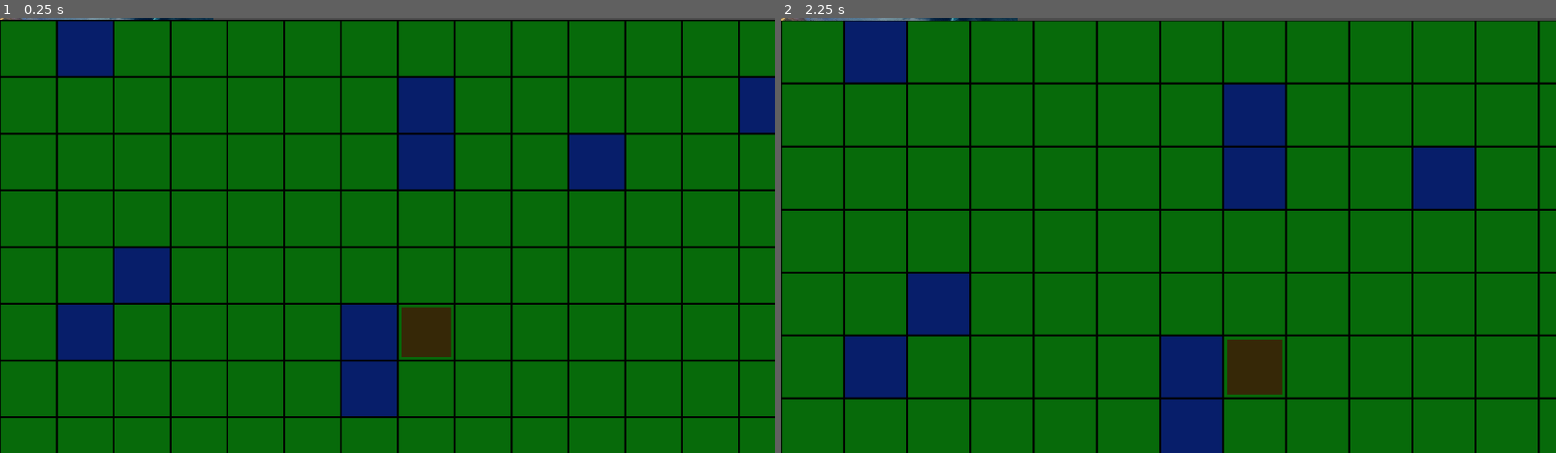
Above: before the commit, frames 1-2 (left to right).
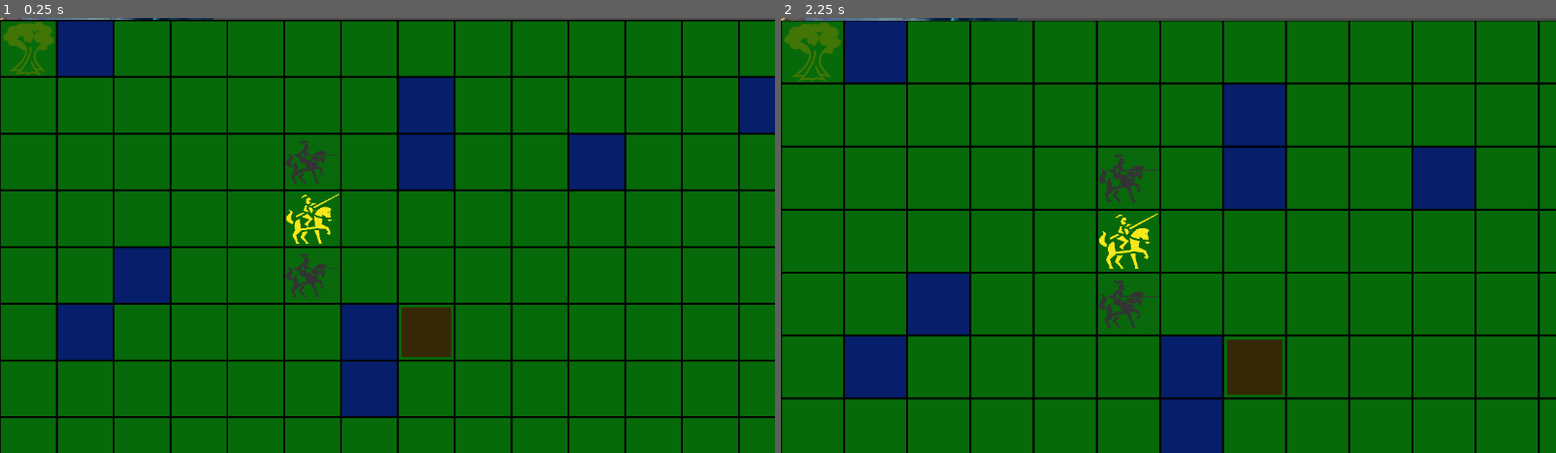
Above: after the commit, the same moments.

Repository: alexloomis/gloria
Game: Godot game, scene res://map/battle.tscn
Two runs of this game, one before a commit and one after it. Both use one fixed random seed, a clock stepped at 60 frames per second and the inputs below. The project has no main scene, so this scene is started directly.
Inputs (mouse positions are in pixels of both pictures, inside the frame that each line leads up to):
- Up to frame 1 (0.25 s): no input
- Up to frame 2 (2.25 s): tap Enter at 0.5, 2 s; move the mouse to (1339, 213) at 0.52 s; click (1339, 213) at 0.6 s; tap Space at 1.25 s; move the mouse to (1013, 257) at 1.27 s; right-click (1013, 257) at 1.35 s; click (1013, 257) at 1.42 s; move the mouse to (1246, 139) at 2.02 s; hold Mouse wheel up (zoom_in) from 2.03 s (still down); click (1246, 139) at 2.17 s

The runs differ from the first frame. In frame 1, 1.0% of the frame differs, in the area x 0-44%, y 0-65%; in frame 2, 1.2%, in the area x 0-49%, y 1-72%.
Error before the commit: Parse Error: Could not find type "Formation" in the current scope. (res://entity/unit/leader/leader.gd:6)

Commit message:
rework of shapes

Diff:
--- a/entity/DEBUG/Commander.tscn
+++ b/entity/DEBUG/Commander.tscn
@@ -1,15 +1,16 @@
 [gd_scene load_steps=5 format=3 uid="uid://occ4f3kwgxqv"]
 
 [ext_resource type="Script" path="res://entity/unit/leader/leader.gd" id="1_ae0yn"]
-[ext_resource type="Script" path="res://shape/formation/column.gd" id="2_726uj"]
+[ext_resource type="Script" path="res://shape/column.gd" id="2_726uj"]
 [ext_resource type="Texture2D" uid="uid://muk2kclaqfid" path="res://textures_test/mounted-knight.png" id="3_jxpdh"]
 
 [sub_resource type="Resource" id="Resource_7plxf"]
 script = ExtResource("2_726uj")
 depth = 1
-spread = 0
+size = 0
 mirror = false
 rotation = 0
+spread = 0
 
 [node name="Commander" type="Node2D"]
 script = ExtResource("1_ae0yn")
--- a/entity/unit/leader/leader.gd
+++ b/entity/unit/leader/leader.gd
@@ -3,7 +3,7 @@
 class_name Leader
 
 @export_range(0,10) var speed: int
-@export var formation: Formation
+@export var formation: Shape
 @export var follower_data: Dictionary[PackedScene, int]
 @export var terrain_data: Dictionary[Terrain.TILE, int]
 
@@ -11,7 +11,11 @@
 	get:
 		return (Settings.animation_speed as float) * sqrt(speed as float) as int
 var available: bool
-var followers: Array[Follower]
+var followers: Array[Follower]:
+	set(val):
+		followers = val
+		formation.size = followers.size() + 1
+		print("updated followers")
 var nav: Navigator
 var pf: Pathfinder
 
@@ -30,25 +34,27 @@
 
 func _init_nav() -> void:
 	nav = Navigator.new()
-	#nav.reset(self)
 
 func _instantiate_followers() -> void:
 	followers.clear()
 	for scene in follower_data:
 		for _i in follower_data[scene]:
 			var new_follower: Follower = scene.instantiate() as Follower
-			followers.append(new_follower)
 			new_follower.leader = self
+			followers += [new_follower]
 
 func _place_followers() -> void:
 	if not formation:
 		return
 	_instantiate_followers()
 	var idx: int = 0
+	print(formation.size)
+	print(formation.tiles)
+	print(formation.base_tiles)
 	for follower in followers:
 		var placed: bool = false
 		while not placed:
-			var candidate: Vector2i = cell + formation.get_tile(idx)
+			var candidate: Vector2i = cell + formation.tiles[idx]
 			if Grid.in_bounds(candidate) and pf.is_clear(candidate):
 				follower.cell = candidate
 				placed = true
--- a/map/battle.tscn
+++ b/map/battle.tscn
@@ -5,7 +5,7 @@
 [ext_resource type="Texture2D" uid="uid://bftjvuchryay3" path="res://textures_test/ph_background.jpg" id="3_kgd5d"]
 [ext_resource type="PackedScene" uid="uid://occ4f3kwgxqv" path="res://entity/DEBUG/Commander.tscn" id="4_6lqbp"]
 [ext_resource type="PackedScene" uid="uid://dq8bwfsc5ltul" path="res://entity/DEBUG/Knight.tscn" id="5_anury"]
-[ext_resource type="Script" path="res://shape/formation/column.gd" id="5_wa8g8"]
+[ext_resource type="Script" path="res://shape/column.gd" id="5_wa8g8"]
 [ext_resource type="Script" path="res://entity/unit/leader/leader.gd" id="7_cmcea"]
 [ext_resource type="Texture2D" uid="uid://djp5e5eive8db" path="res://textures_test/oak.png" id="8_bpmhp"]
 
@@ -15,6 +15,7 @@
 [sub_resource type="Resource" id="Resource_c4pa7"]
 script = ExtResource("5_wa8g8")
 depth = 1
+size = 0
 mirror = false
 rotation = 0
 spread = 0
@@ -22,6 +23,7 @@
 [sub_resource type="Resource" id="Resource_oaye6"]
 script = ExtResource("5_wa8g8")
 depth = 2
+size = 0
 mirror = false
 rotation = 0
 spread = 1
--- a/map/grid/navigator.gd
+++ b/map/grid/navigator.gd
@@ -3,7 +3,7 @@
 class_name Navigator
 
 var units: Array[VirtualUnit]
-var formation: Formation
+var formation: Shape
 var pf: Pathfinder
 var speed: int
 
@@ -43,7 +43,7 @@
 	if not formation:
 		return []
 	# What the formation would be if everything were clear, clamped to be in bounds.
-	var unassigned: Array[Vector2i] = formation.get_tiles(units.size())
+	var unassigned: Array[Vector2i] = formation.tiles
 	for i in unassigned.size():
 		unassigned[i] += near
 		unassigned[i] = Grid.clamp(unassigned[i])
--- a/shape/formation/column.gd
+++ b/shape/column.gd
@@ -1,6 +1,6 @@
-extends Formation
+extends Shape
 
-@export_range(1,100) var depth: int
+@export_range(1,100) var depth: int = 1
 
 func _get_tile(n: int) -> Vector2i:
 	var x: int = n % depth
@@ -11,3 +11,8 @@
 	if row_idx % 2 == 0:
 		y *= -1
 	return Vector2i(x,y)
+
+func _grow_shape() -> void:
+	print("growing")
+	while base_tiles.size() < size:
+		base_tiles += [_get_tile(base_tiles.size())]
--- /dev/null
+++ b/shape/disk.gd
@@ -0,0 +1,25 @@
+extends Shape
+
+class_name Disk
+
+var radius: int:
+	set(val):
+		radius = max(val, 0)
+		_update()
+
+func _update() -> void:
+	base_tiles = []
+	for r in range(0, radius + 1):
+		for tile in _square(r):
+			if tile.length() <= radius:
+				base_tiles.append(tile)
+	size = base_tiles.size()
+
+func _grow_shape() -> void:
+	var desired_size: int = size
+	while base_tiles.size() < size:
+		radius += 1
+	size = desired_size
+
+func _init() -> void:
+	_update()
--- a/shape/region/disk.gd
+++ /dev/null
@@ -1,15 +0,0 @@
-extends Region
-
-class_name Disk
-
-var radius: int:
-	set(val):
-		radius = max(val, 0)
-		update()
-
-func update() -> void:
-	_base_tiles = []
-	for r in range(0, radius+1):
-		for tile in square(r):
-			if tile.length() <= radius: # + Grid.fudge:
-				_base_tiles.append(tile)
--- a/shape/region/square.gd
+++ /dev/null
@@ -1,14 +0,0 @@
-extends Region
-
-class_name Square
-
-@export var radius: int:
-	set(val):
-		radius = max(val, 0)
-		update()
-
-func update() -> void:
-	_base_tiles = square(radius)
-
-func _init() -> void:
-	update()
--- a/shape/shape.gd
+++ b/shape/shape.gd
@@ -2,7 +2,11 @@
 
 class_name Shape
 
-
+@export var size: int = 0:
+	set(val):
+		size = max(val, 0)
+		if size > base_tiles.size():
+			_grow_shape()
 # Mirrored then rotated
 @export var mirror: bool = false
 @export var rotation: int = 0:
@@ -12,12 +16,20 @@
 	set(val):
 		spread = max(val, 0)
 
-var base_tiles: Array[Vector2i]
-var tiles: Array[Vector2i]
+var base_tiles: Array[Vector2i]:
+	set(base):
+		base_tiles = base
+var tiles: Array[Vector2i]:
+	get:
+		var out: Array[Vector2i] = []
+		out.resize(size)
+		for i in size:
+			out[i] = _apply_transformation(base_tiles[i])
+		return out
 
-func set_tiles() -> void:
-	for i in tiles.size():
-		tiles[i] = _apply_transformation(base_tiles[i])
+# Override this to create different shapes
+func _grow_shape() -> void:
+	pass
 
 func _shift(tile: Vector2i, n: int = 1) -> Vector2i:
 	var r: int = max(tile.abs().x, tile.abs().y)
@@ -53,7 +65,7 @@
 # Common functions to help define shapes
 
 # Cc-wise, balanced sides
-func square(radius: int) -> Array[Vector2i]:
+func _square(radius: int) -> Array[Vector2i]:
 	var sq_tiles: Array[Vector2i] = []
 	if radius <= 0:
 		sq_tiles.append(Vector2i(0,0))
--- /dev/null
+++ b/shape/square.gd
@@ -0,0 +1,20 @@
+extends Shape
+
+class_name Square
+
+@export var radius: int:
+	set(val):
+		radius = max(val, 0)
+		_update()
+
+func _update() -> void:
+	base_tiles = _square(radius)
+
+func _init() -> void:
+	_update()
+
+func _grow_shape() -> void:
+	var desired_size: int = size
+	while base_tiles.size() < size:
+		radius += 1
+	size = desired_size
